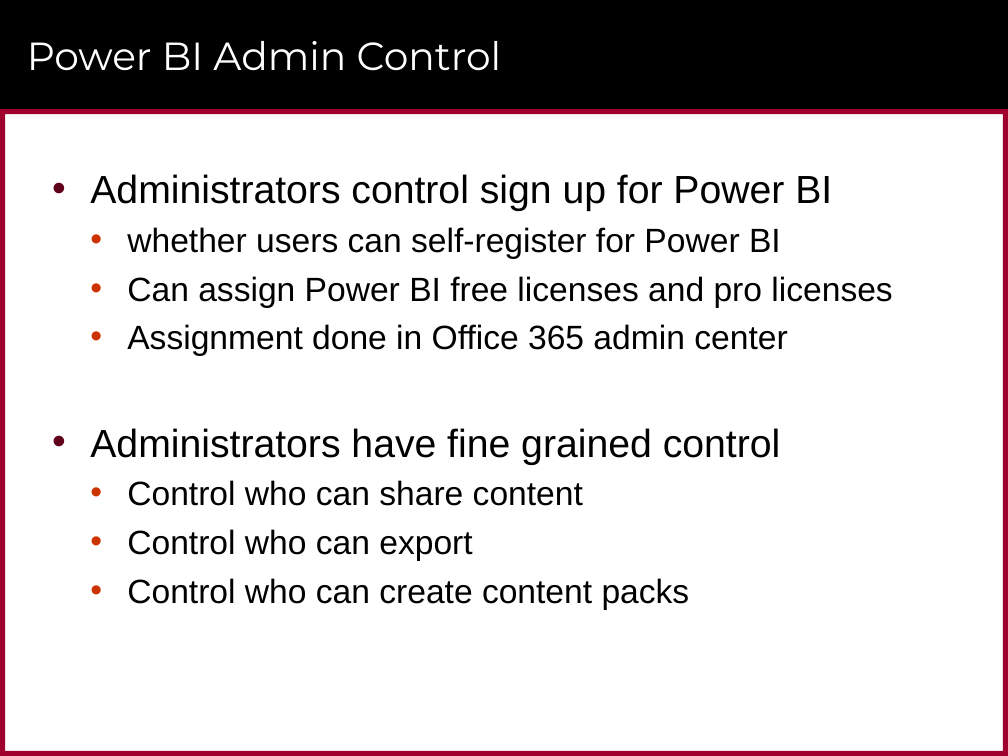
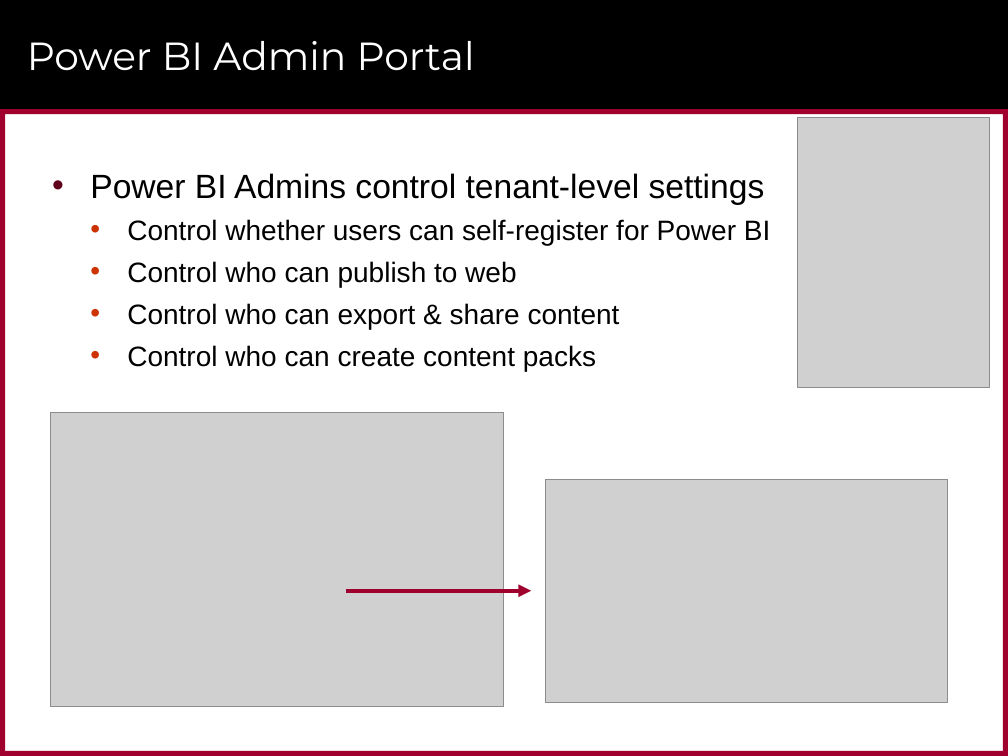
Before and after one commit to CriticalPathTraining/Summit2017, a slide deck: slide 13 of Power BI Security Best Practices.pptx (slide 11 before the commit). Drawn at 1008x756 pixels with LibreOffice and Linux fonts; fonts in the diff are those of the drawing; grey boxes stand for pictures; background and template pictures are left out. Boxes give left, top, right and bottom in pixels: in the first picture for what was removed or moved away, otherwise in the second. Text is boxed around its words. In the diff, an @@ line names an element or a change of style, - is before the commit and + after.

```diff
--- a/Power BI Security Best Practices.pptx
+++ b/Power BI Security Best Practices.pptx
@@ title at (27, 41, 475, 71): text changed @@
-Power BI Admin Control
+Power BI Admin Portal
@@ picture added at (798, 118, 990, 388) @@
@@ text at (90, 173, 770, 329): text changed; size 24 to 20 pt @@
-• Administrators control sign up for Power BI
-  • whether users can self-register for Power BI
-  • Can assign Power BI free licenses and pro licenses
-  • Assignment done in Office 365 admin center
-• Administrators have fine grained control
-  • Control who can share content
-  • Control who can export
+• Power BI Admins control tenant-level settings
+  • Control whether users can self-register for Power BI
+  • Control who can publish to web
+  • Control who can export & share content
@@ text at (127, 345, 596, 371): size 24 to 20 pt in "Control who can create content packs" @@
@@ picture added at (50, 412, 504, 706) @@
@@ picture added at (546, 479, 948, 703) @@
@@ arrow added from (346, 591) to (531, 591), #9F002D 3 pt @@
```
Also in this commit, not shown: 20 other slides changed, 18 slides added, 7 slides removed, 1 other file.
